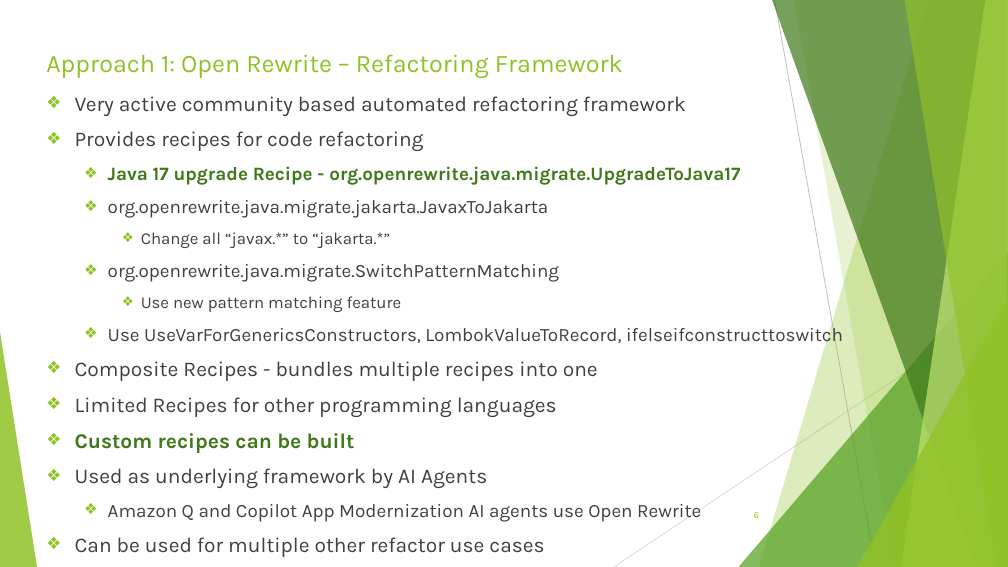
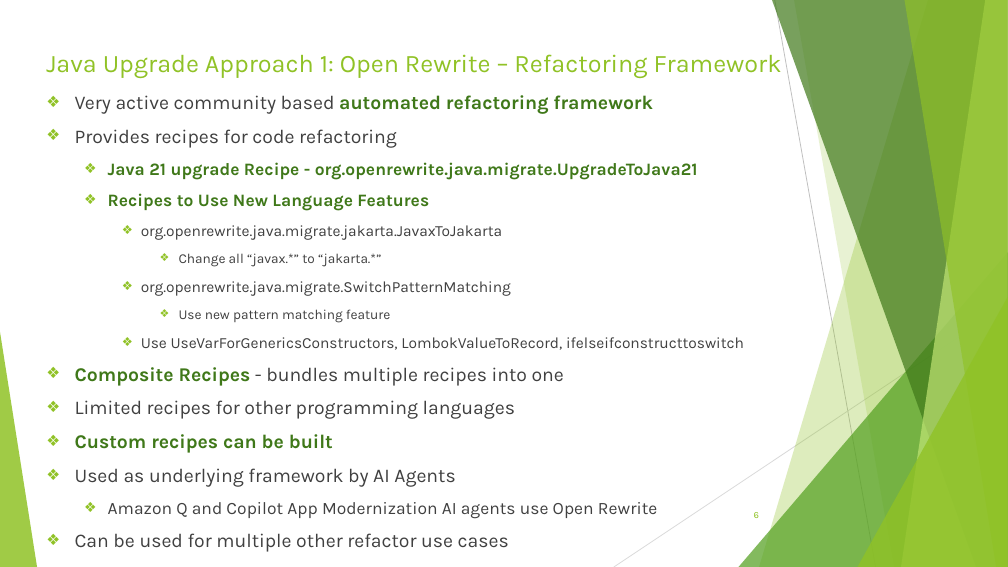
Before and after one commit to sri-chalam/ai-tech-notes, a slide deck: slide 6 of articles/ai-assisted-java-upgrade/AI-Assisted-Java-Upgrade-Presentation.pptx. Drawn at 1008x567 pixels with LibreOffice and Linux fonts; fonts in the diff are those of the drawing. Boxes give left, top, right and bottom in pixels: in the first picture for what was removed or moved away, otherwise in the second. Text is boxed around its words. In the diff, an @@ line names an element or a change of style, - is before the commit and + after.

```diff
--- a/articles/ai-assisted-java-upgrade/AI-Assisted-Java-Upgrade-Presentation.pptx
+++ b/articles/ai-assisted-java-upgrade/AI-Assisted-Java-Upgrade-Presentation.pptx
@@ title at box(46, 54, 782, 78): text changed @@
-Approach 1: Open Rewrite – Refactoring Framework
+Java Upgrade Approach 1: Open Rewrite – Refactoring Framework
@@ text at box(75, 95, 744, 552): size 20 to 18.5 pt in "Very active community based automated refactoring framework", "Provides recipes for code refactoring", "Composite Recipes - bundles multiple recipes into ...", "Custom recipes can be built" and 2 more places; text colour #404040 to #3F7819, bold on in "automated refactoring framework", "Composite Recipes"; size 18 to 14.8 pt in "org.openrewrite.java.migrate.jakarta.JavaxToJakarta", "org.openrewrite.java.migrate.SwitchPatternMatching", "Use UseVarForGenericsConstructors, LombokValueToRecord, ifel ..."; size 16 to 12.9 pt in "Change all “javax.*” to “jakarta.*”", "Use new pattern matching feature"; size 18 to 16.6 pt in "Amazon Q and Copilot App Modernization AI ..."; list level 2 to 3 in "org.openrewrite.java.migrate.jakarta.JavaxToJakarta"; list level 3 to 4 in "Change all “javax.*” to “jakarta.*”"; list level 2 to 3 in "org.openrewrite.java.migrate.SwitchPatternMatching"; list level 3 to 4 in "Use new pattern matching feature"; list level 2 to 3 in "Use UseVarForGenericsConstructors, LombokValueToRecord, ifel ..." @@
@@ text at box(108, 162, 698, 211): text changed; size 18 to 16.6 pt @@
-  ❖ Java 17 upgrade Recipe - org.openrewrite.java.migrate.UpgradeToJava17
+  ❖ Java 21 upgrade Recipe - org.openrewrite.java.migrate.UpgradeToJava21
+  ❖ Recipes to Use New Language Features
@@ text at box(75, 400, 515, 419): text changed; size 20 to 18.5 pt @@
-❖ Limited Recipes for other programming languages
+❖ Limited recipes for other programming languages
```
Also in this commit, not shown: 12 other slides changed, 1 slide added.
